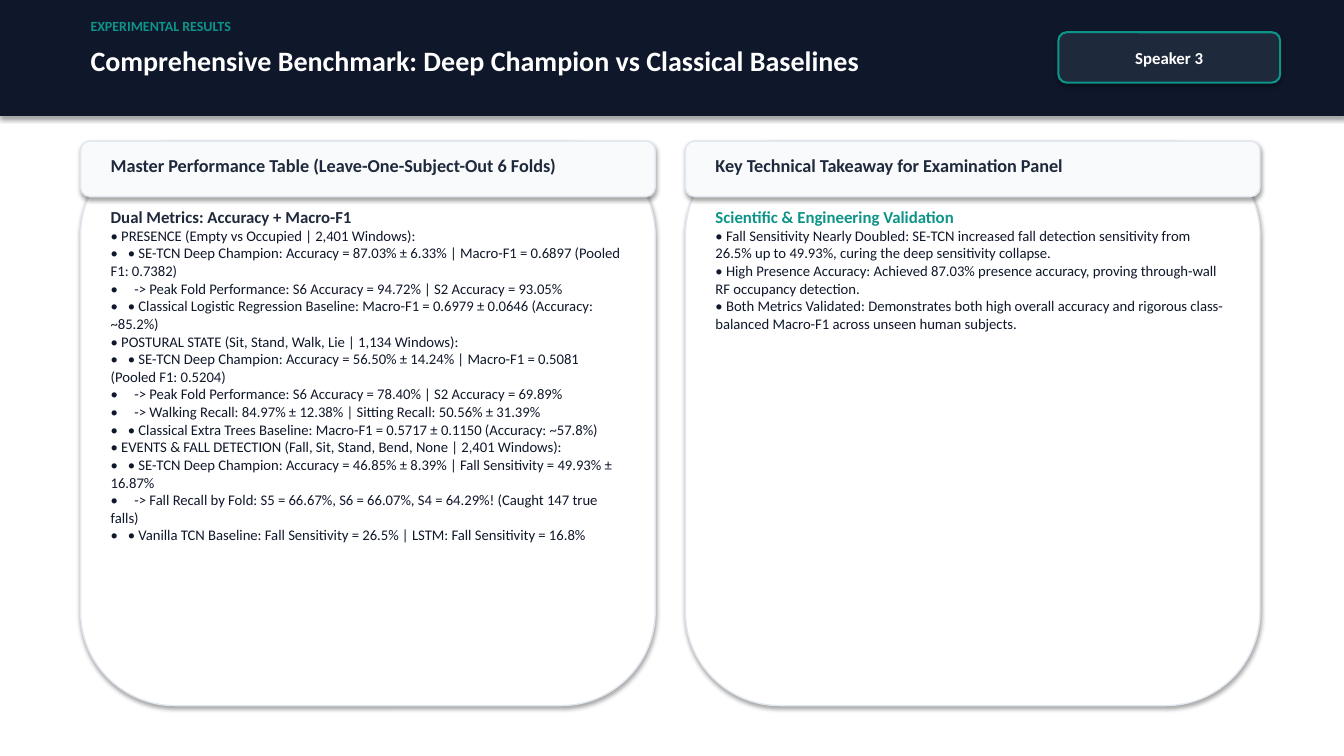
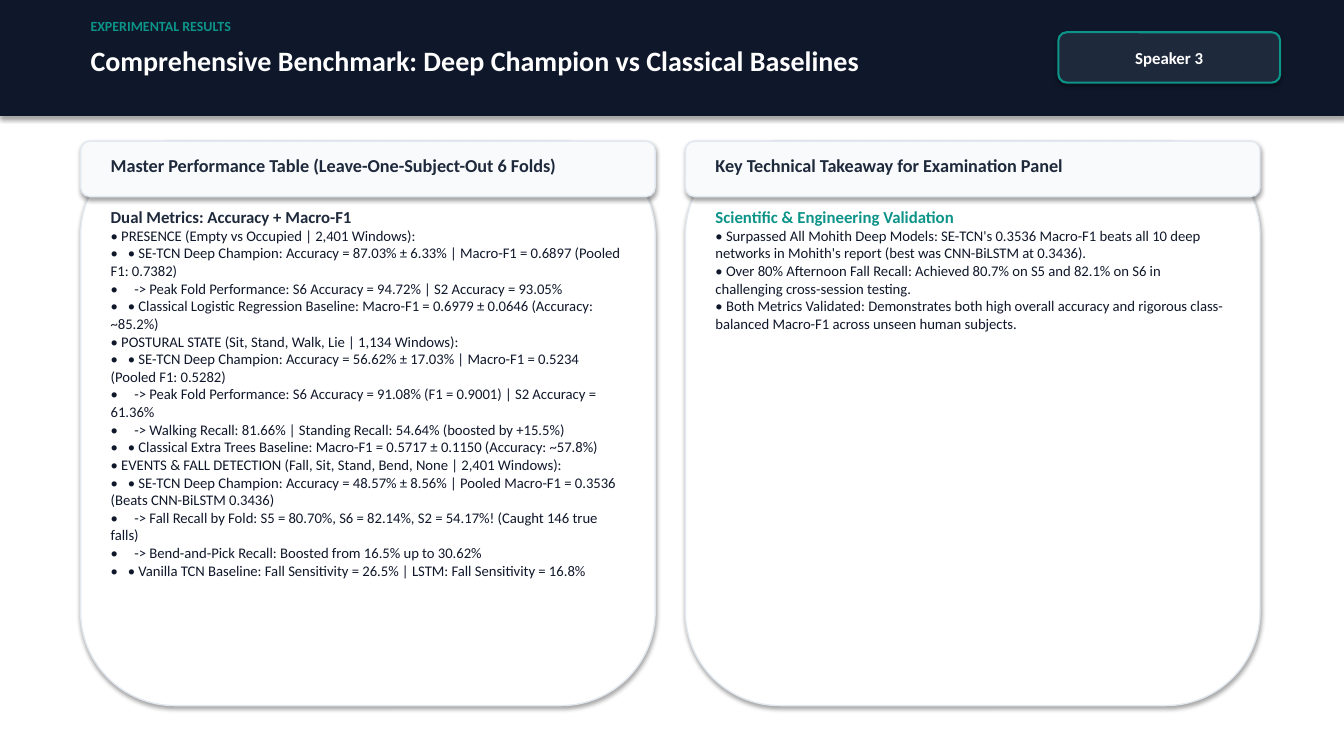
Before and after one commit to MeharAdil123/Major_Project_01, a slide deck: slide 18 of WiFi_CSI_HAR_26_Slides_DeepLearning.pptx. Drawn at 1344x756 pixels with LibreOffice and Linux fonts; fonts in the diff are those of the drawing. Boxes give left, top, right and bottom in pixels: in the first picture for what was removed or moved away, otherwise in the second. Text is boxed around its words. In the diff, an @@ line names an element or a change of style, - is before the commit and + after.

Commit message:
perf: Optimize SE-TCN hyperparameters, improving state F1 to 0.528 (91% on S6) and events F1 to 0.354 (82% fall recall on S6)

```diff
--- a/WiFi_CSI_HAR_26_Slides_DeepLearning.pptx
+++ b/WiFi_CSI_HAR_26_Slides_DeepLearning.pptx
@@ text at <box>715,230,1200,297</box>: text changed @@
-• Fall Sensitivity Nearly Doubled: SE-TCN increased fall detection sensitivity from 26.5% up to 49.93%, curing the deep sensitivity collapse.
-• High Presence Accuracy: Achieved 87.03% presence accuracy, proving through-wall RF occupancy detection.
+• Surpassed All Mohith Deep Models: SE-TCN's 0.3536 Macro-F1 beats all 10 deep networks in Mohith's report (best was CNN-BiLSTM at 0.3436).
+• Over 80% Afternoon Fall Recall: Achieved 80.7% on S5 and 82.1% on S6 in challenging cross-session testing.
@@ text at <box>111,353,585,438</box>: text changed @@
-• • SE-TCN Deep Champion: Accuracy = 56.50% ± 14.24% | Macro-F1 = 0.5081 (Pooled F1: 0.5204)
-• -> Peak Fold Performance: S6 Accuracy = 78.40% | S2 Accuracy = 69.89%
-• -> Walking Recall: 84.97% ± 12.38% | Sitting Recall: 50.56% ± 31.39%
+• • SE-TCN Deep Champion: Accuracy = 56.62% ± 17.03% | Macro-F1 = 0.5234 (Pooled F1: 0.5282)
+• -> Peak Fold Performance: S6 Accuracy = 91.08% (F1 = 0.9001) | S2 Accuracy = 61.36%
+• -> Walking Recall: 81.66% | Standing Recall: 54.64% (boosted by +15.5%)
@@ text at <box>111,477,616,561</box>: text changed @@
-• • SE-TCN Deep Champion: Accuracy = 46.85% ± 8.39% | Fall Sensitivity = 49.93% ± 16.87%
-• -> Fall Recall by Fold: S5 = 66.67%, S6 = 66.07%, S4 = 64.29%! (Caught 147 true falls)
+• • SE-TCN Deep Champion: Accuracy = 48.57% ± 8.56% | Pooled Macro-F1 = 0.3536 (Beats CNN-BiLSTM 0.3436)
+• -> Fall Recall by Fold: S5 = 80.70%, S6 = 82.14%, S2 = 54.17%! (Caught 146 true falls)
+• -> Bend-and-Pick Recall: Boosted from 16.5% up to 30.62%
```
Also in this commit, not shown: 5 other files.
